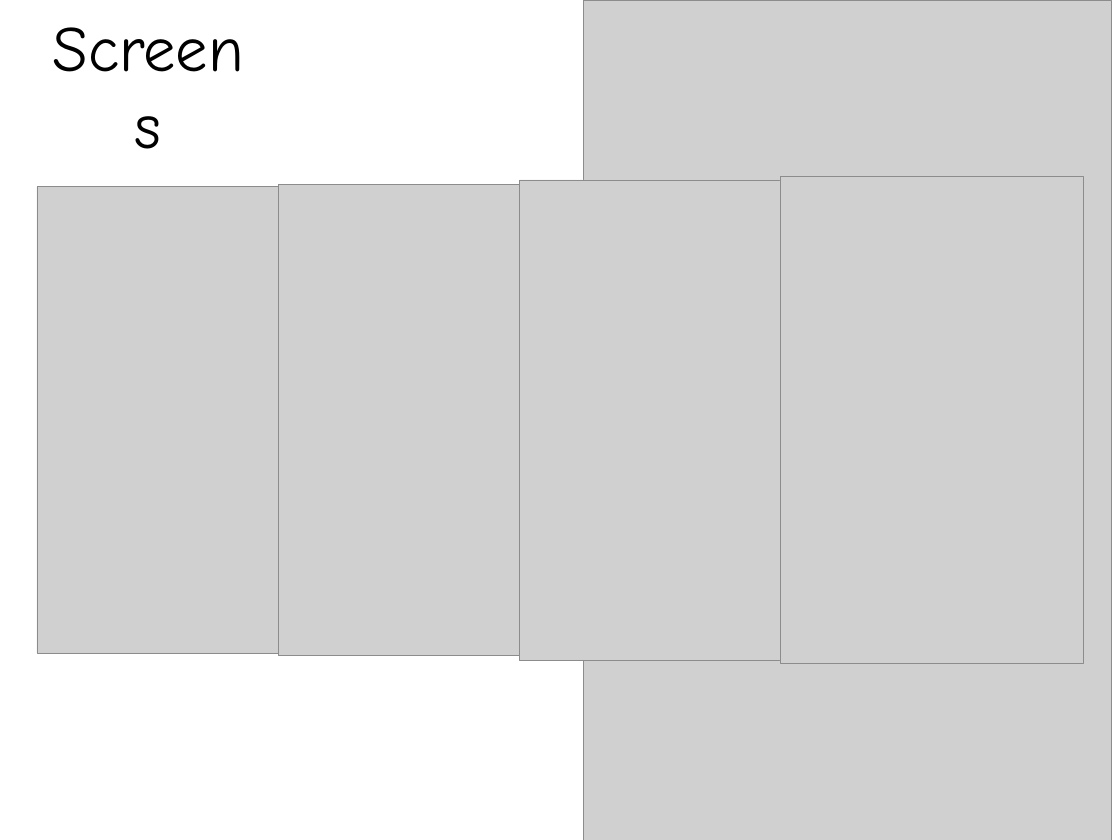
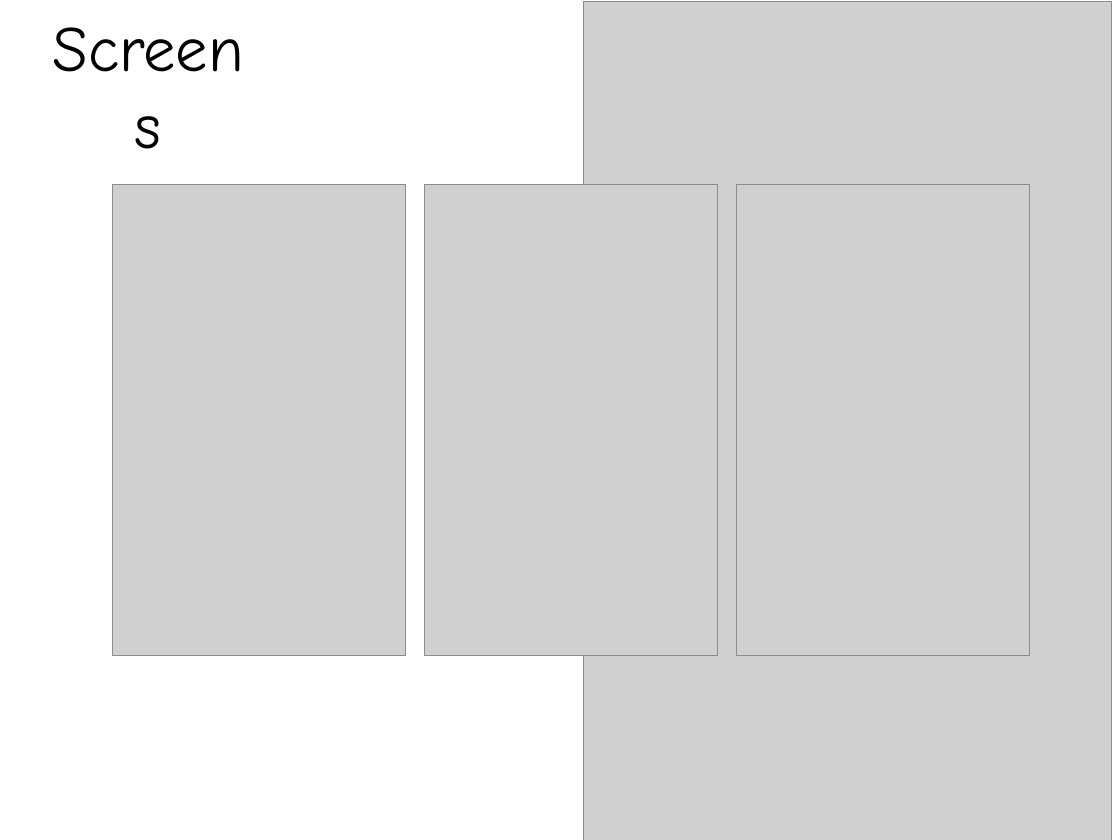
Before and after one commit to MobileApps-BJTU/VentHub, a slide deck: slide 6 of presentation.pptx. Drawn at 1120x840 pixels with LibreOffice and Linux fonts; fonts in the diff are those of the drawing; grey boxes stand for pictures. Boxes give left, top, right and bottom in pixels: in the first picture for what was removed or moved away, otherwise in the second. Text is boxed around its words. In the diff, an @@ line names an element or a change of style, - is before the commit and + after.

Commit message:
presentation

```diff
--- a/presentation.pptx
+++ b/presentation.pptx
@@ picture removed at (780, 176, 1083, 664) @@
@@ picture: place and size @@
-picture at (37, 187, 327, 653)
+picture at (113, 184, 406, 656)
@@ picture: place and size @@
-picture at (519, 180, 818, 660)
+picture at (425, 184, 718, 656)
@@ picture: place and size @@
-picture at (278, 184, 572, 656)
+picture at (736, 184, 1030, 656)
```
Also in this commit, not shown: 1 other slide changed, 1 slide added.
